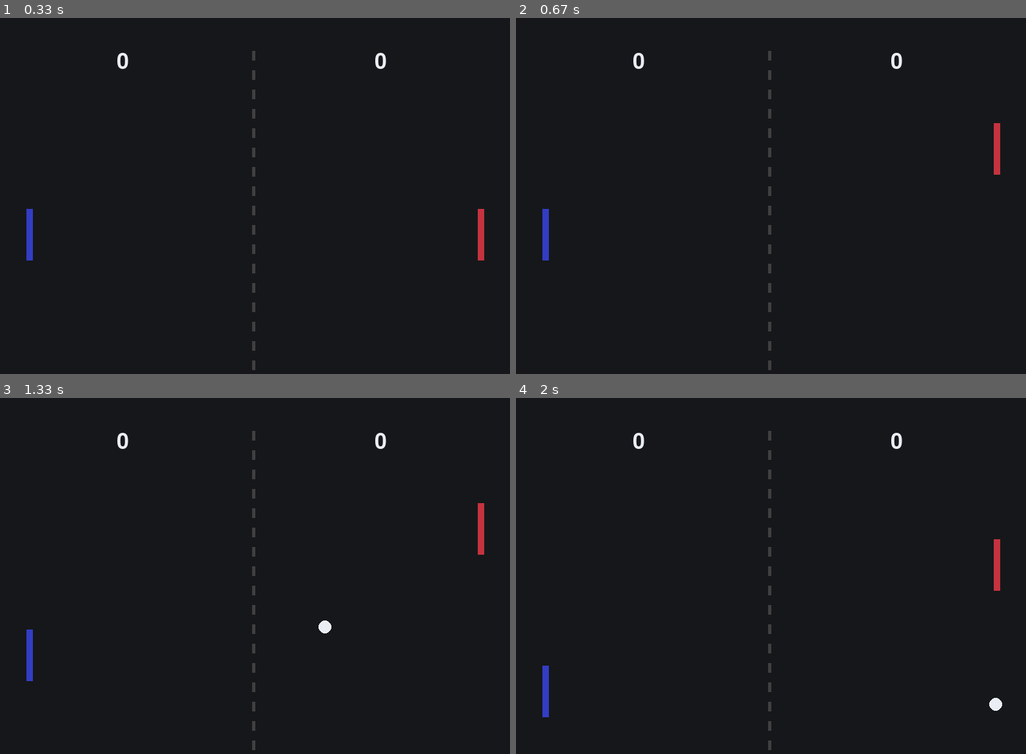
Above: before the commit, frames 1-4 (two rows, left to right).
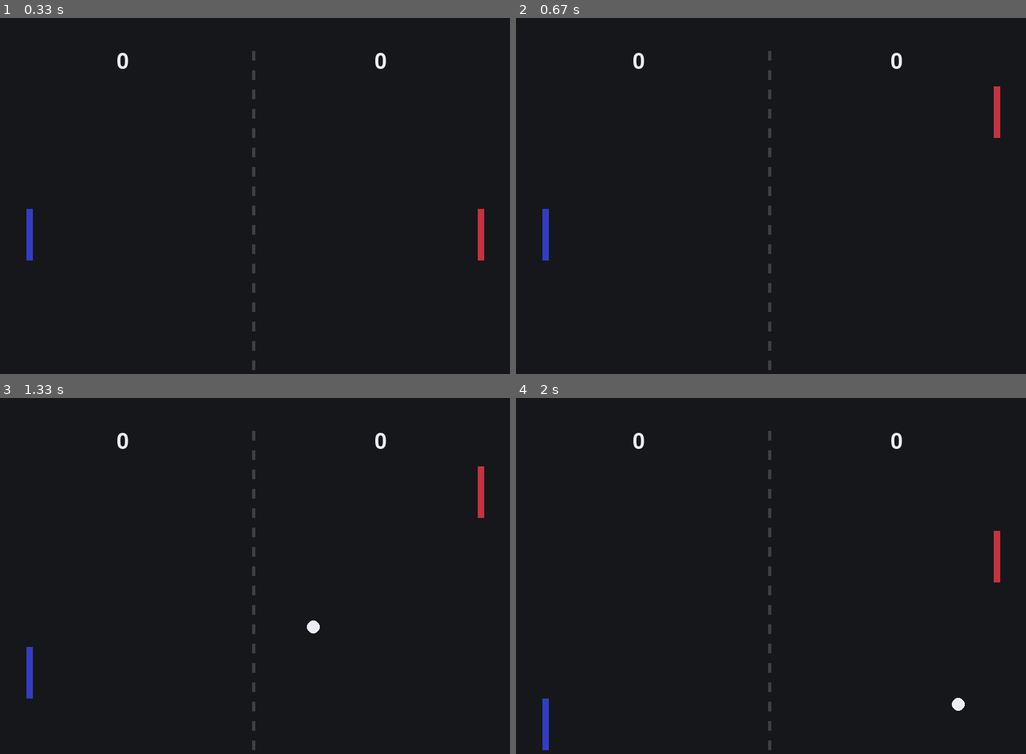
Above: after the commit, the same moments.

Repository: cwrlcarl/pygame-mini-games
Game: pygame game, started from pong-game/src/main.py
The game is run twice, just before and just after one commit, with the same random seed, the same clock (stepped at 60 frames per second) and the same inputs.
Inputs:
- Up to frame 1 (0.33 s): no input
- Up to frame 2 (0.67 s): hold Up from 0.33 s (still down)
- Up to frame 3 (1.33 s): release Up at 0.8 s; hold Down 0.83-1.13 s; hold S 0.83-1.13 s; hold Up from 1.17 s (still down); hold W from 1.17 s (still down)
- Up to frame 4 (2 s): release Up at 1.53 s; release W at 1.53 s; hold Down 1.57-1.93 s; hold S 1.57-1.93 s; hold Up from 1.97 s (still down); hold W from 1.97 s (still down)

Frame 1 is identical in both runs. In frame 2, 0.3% of the frame differs, in the area x 93-95%, y 19-45%; in frame 3, 0.5%, in the area x 5-95%, y 19-85%; in frame 4, 0.4%.

Commit message:
Increase ball speed on paddle hit

Diff:
--- a/pong-game/src/main.py
+++ b/pong-game/src/main.py
@@ -19,48 +19,53 @@
         self.screen = pygame.display.set_mode((SCREEN_WIDTH, SCREEN_HEIGHT))
         self.clock = pygame.time.Clock()
         self.running = True
+        self.ui_starting_y = 55
         self.start_time = None
         self.game_over = None
         self._initialize_game_state()
 
     def _initialize_game_state(self):
         self.ball = None
+        self.ball_speed = 10
         self.paddle1 = Paddle(50, SCREEN_HEIGHT // 2, PLAYER_PADDLE_COLOR)
         self.paddle2 = Paddle(SCREEN_WIDTH - 50, SCREEN_HEIGHT // 2, ENEMY_PADDLE_COLOR)
-        self.starting_y = 55
         self.player_score = 0
         self.enemy_score = 0
         self.winning_score = 5
         self.start_time = pygame.time.get_ticks()
         self.game_over = False
 
+    @staticmethod
+    def get_center_pos(object_rect):
+        return (SCREEN_WIDTH // 2 - object_rect.get_width()) // 2
+
+    def display_score_text(self):
+        player_score = SCORE_FONT.render(f'{self.player_score}', True, WHITE)
+        self.screen.blit(player_score, (self.get_center_pos(player_score), self.ui_starting_y))
+        enemy_score = SCORE_FONT.render(f'{self.enemy_score}', True, WHITE)
+        self.screen.blit(enemy_score, (SCREEN_WIDTH // 2 + self.get_center_pos(enemy_score), self.ui_starting_y))
+
+    def display_winner_text(self):
+        if self.game_over:
+            result1 = "Win" if self.player_score == self.winning_score else "Lose"
+            result2 = "Win" if self.enemy_score == self.winning_score else "Lose"
+            player_side = SCORE_FONT.render(f'{result1}', True, WHITE)
+            self.screen.blit(player_side, (self.get_center_pos(player_side), self.ui_starting_y + 100))
+            enemy_side = SCORE_FONT.render(f'{result2}', True, WHITE)
+            self.screen.blit(enemy_side, (SCREEN_WIDTH // 2 + self.get_center_pos(enemy_side), self.ui_starting_y + 100))
+
     def draw_line(self):
         width, height, gap_size, x = 5, 15, 15, SCREEN_WIDTH // 2
         for dash in range(17):
-            y = self.starting_y + dash * (height + gap_size)
+            y = self.ui_starting_y + dash * (height + gap_size)
             pygame.draw.rect(self.screen, DIVIDER_COLOR,
                              pygame.Rect(x, y, width, height))
 
-    def display_score_text(self):
-        player_score = SCORE_FONT.render(f'{self.player_score}', True, WHITE)
-        self.screen.blit(player_score, ((SCREEN_WIDTH // 2 - player_score.get_width()) // 2, self.starting_y))
-        enemy_score = SCORE_FONT.render(f'{self.enemy_score}', True, WHITE)
-        self.screen.blit(enemy_score, (SCREEN_WIDTH // 2 + (SCREEN_WIDTH // 2 - enemy_score.get_width()) // 2, self.starting_y))
-
-    def display_winner_text(self):
-        if self.game_over:
-            result1 = "Win!" if self.player_score == self.winning_score else "Lose!"
-            result2 = "Win!" if self.enemy_score == self.winning_score else "Lose!"
-            player_side = SCORE_FONT.render(f'{result1}', True, WHITE)
-            self.screen.blit(player_side, ((SCREEN_WIDTH // 2 - player_side.get_width()) // 2, self.starting_y + 100))
-            enemy_side = SCORE_FONT.render(f'{result2}', True, WHITE)
-            self.screen.blit(enemy_side, (SCREEN_WIDTH // 2 + (SCREEN_WIDTH // 2 - enemy_side.get_width()) // 2, self.starting_y + 100))
-
     def draw(self):
         self.screen.fill(BG_COLOR)
-        self.draw_line()
         self.display_score_text()
         self.display_winner_text()
+        self.draw_line()
         self.paddle1.draw(self.screen)
         self.paddle2.draw(self.screen)
         if self.ball is not None:
@@ -94,17 +99,22 @@
                 if not self.game_over:
                     self.respawn_ball()
 
-        if self.player_score == self.winning_score or self.enemy_score == self.winning_score:
+        if (self.player_score == self.winning_score or
+                self.enemy_score == self.winning_score):
             self.game_over = True
 
     def handle_collisions(self):
         if self.ball is not None:
             if (self.ball.rect.colliderect(self.paddle1.rect) or
                     self.ball.rect.colliderect(self.paddle2.rect)):
+                self.ball.has_bounced = True
                 self.ball.dx *= -1
             if (self.ball.rect.top < 0 or
                     self.ball.rect.bottom > SCREEN_HEIGHT):
                 self.ball.dy *= -1
+
+            if self.ball.has_bounced:
+                self.ball.dx = self.ball.dx / abs(self.ball.dx) * self.ball_speed
 
     def update(self):
         if self.ball is None:
@@ -142,7 +152,7 @@
         self.color = color
         self.width, self.height = 10, 80
         self.rect = pygame.Rect(x, y, self.width, self.height)
-        self.speed = 7
+        self.speed = 10
 
     def update_paddle1(self):
         k = pygame.key.get_pressed()
@@ -167,8 +177,9 @@
         self.radius = 10
         self.color = WHITE
         self.rect = pygame.Rect(x, y, self.radius, self.radius)
-        self.dx = random.choice([-6, 6])
+        self.dx = random.choice([-5, 5])
         self.dy = random.choice([-3, 3])
+        self.has_bounced = False
         self.scored = False
 
     def update(self):
